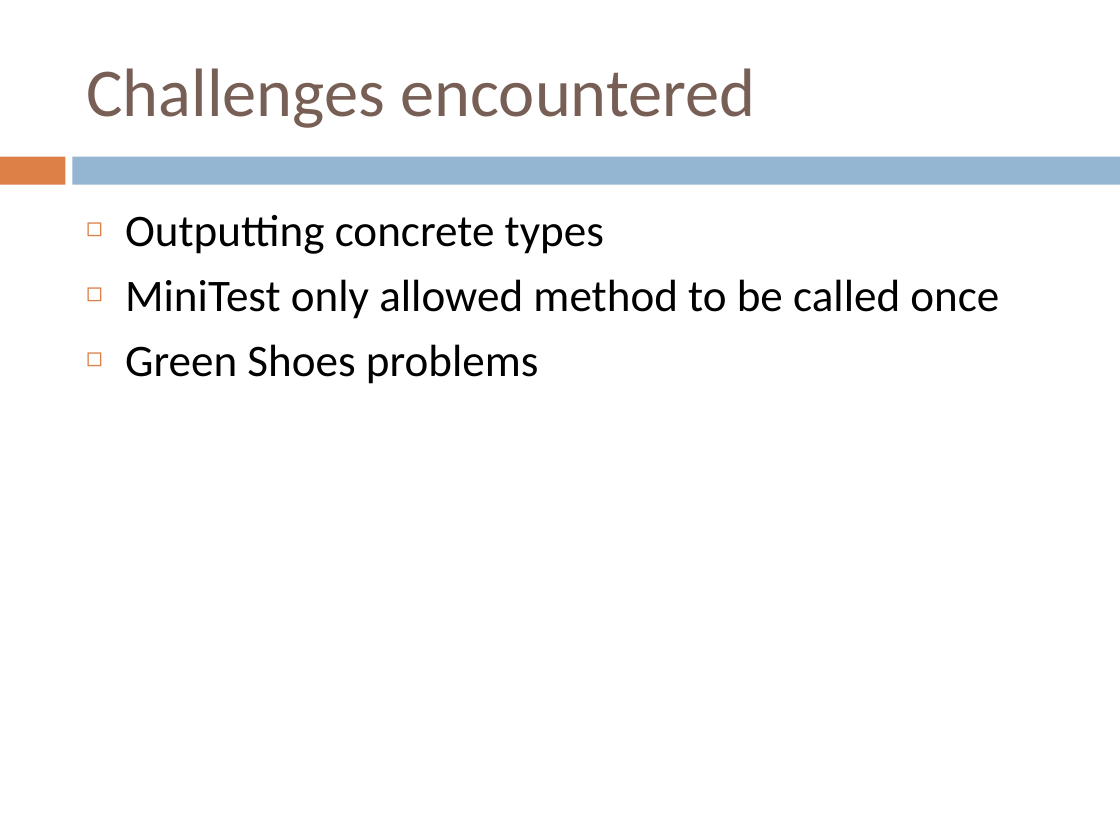
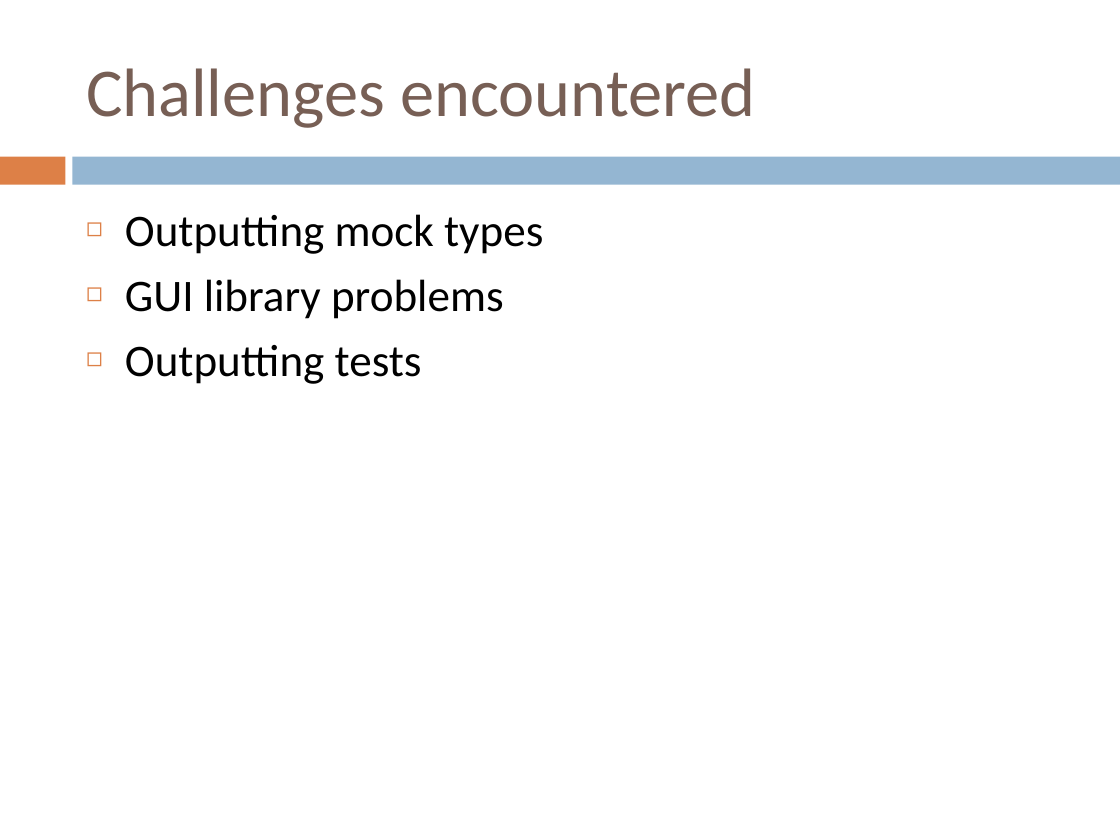
Before and after one commit to IgnoredAmbience/splats, a slide deck: slide 15 of docs/SpLATS.ppt. Drawn at 1120x840 pixels with LibreOffice and Linux fonts; fonts in the diff are those of the drawing. Boxes give left, top, right and bottom in pixels: in the first picture for what was removed or moved away, otherwise in the second. Text is boxed around its words. In the diff, an @@ line names an element or a change of style, - is before the commit and + after.

```diff
--- a/docs/SpLATS.ppt
+++ b/docs/SpLATS.ppt
@@ text at <box>125,214,543,384</box>: text changed @@
-◻ Outputting concrete types
-◻ MiniTest only allowed method to be called once
-◻ Green Shoes problems
+◻ Outputting mock types
+◻ GUI library problems
+◻ Outputting tests
```
Also in this commit, not shown: 6 other slides changed, 2 slides added, 2 slides removed.
